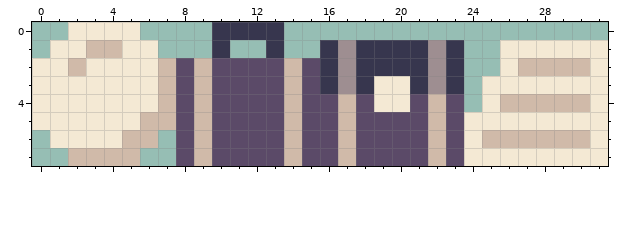
Edited in one commit: pixel-art file (assets/images/pearl.aseprite). That is the earlier state.
32x8 pixels, 1 frame.
The result:
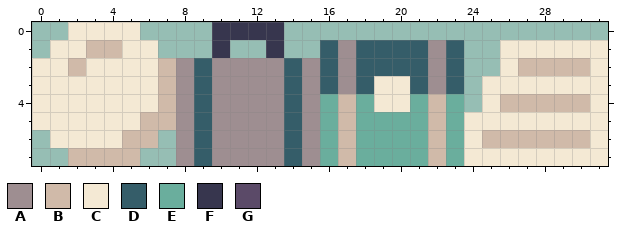
Palette (. is transparent): A #9e8e91  B #d0baa9  C #f4e9d4  D #355d69  E #6aae9d  F #37364e  G #5b4a68
Edits made:
Changed rows in their new state; - is an unchanged pixel.
first column x 8:
1 --------D-DDDD-D
2 ADAAAADAD-DDDD-D
3 ADAAAADAD-D--D-D
4 ADAAAADAE-E--E-E
5 ADAAAADAE-EEEE-E
6 ADAAAADAE-EEEE-E
7 ADAAAADAE-EEEE-E
Pixel boxes of the changes (left, top, right, bottom) in both pictures:
changed: (176, 40, 464, 166)
